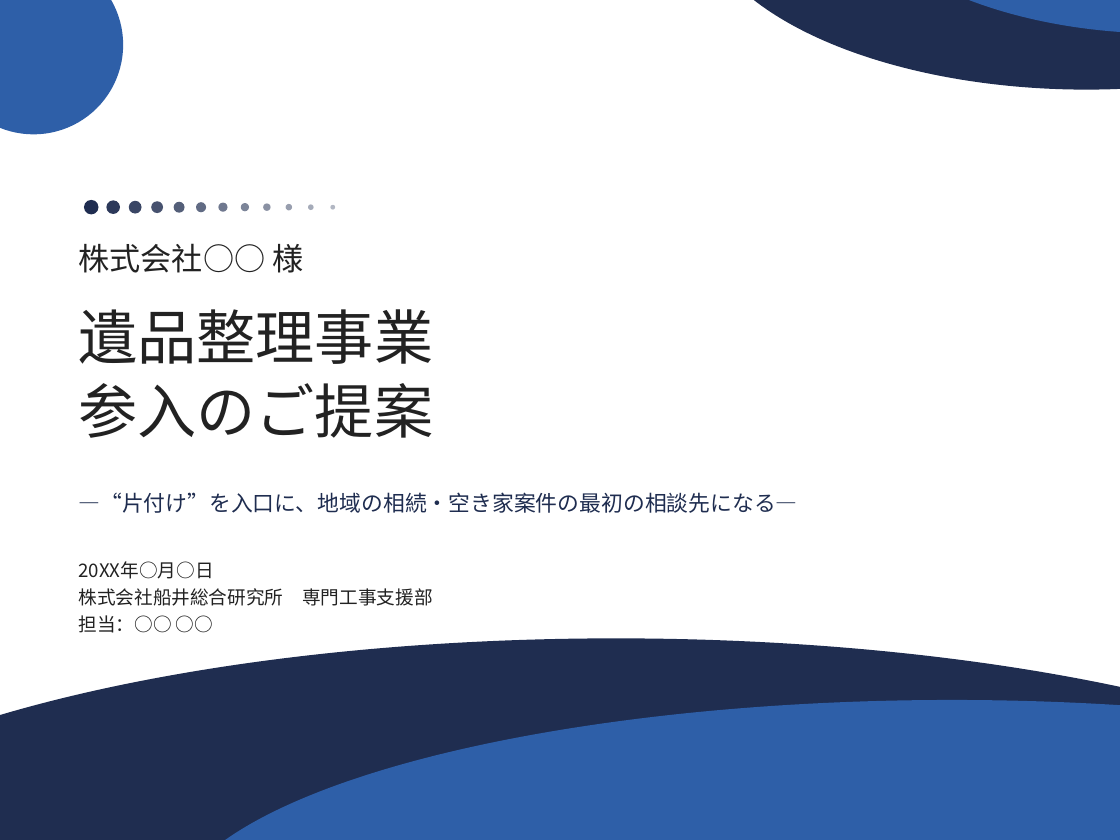
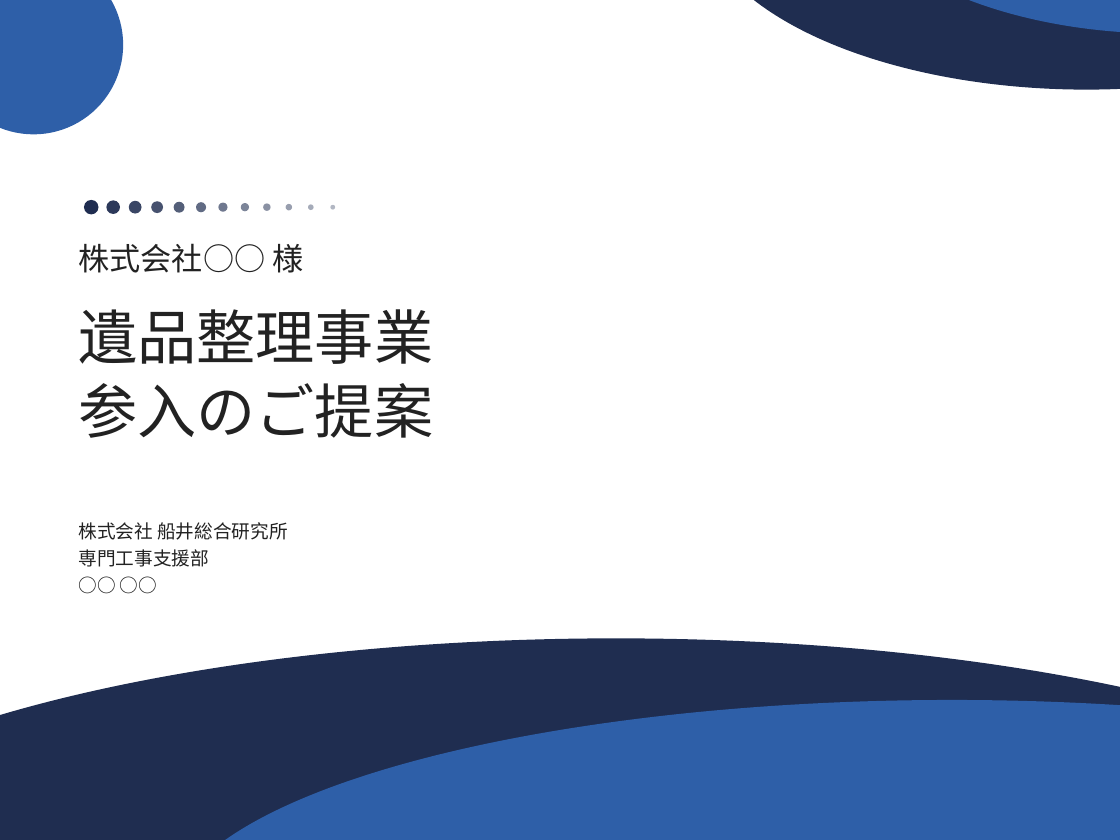
Before and after one commit to soshiro-iki-sys/-, a slide deck: slide 1 of proposals/遺品整理事業_企画書.pptx. Drawn at 1120x840 pixels with LibreOffice and Linux fonts; fonts in the diff are those of the drawing. Boxes give left, top, right and bottom in pixels: in the first picture for what was removed or moved away, otherwise in the second. Text is boxed around its words. In the diff, an @@ line names an element or a change of style, - is before the commit and + after.

```diff
--- a/proposals/遺品整理事業_企画書.pptx
+++ b/proposals/遺品整理事業_企画書.pptx
@@ text removed at bbox=[78, 492, 797, 513] @@
-―“片付け”を入口に、地域の相続・空き家案件の最初の相談先になる―
@@ text at bbox=[78, 522, 288, 567]: text changed @@
-20XX年○月○日
-株式会社船井総合研究所 専門工事支援部
-担当：○○ ○○
+株式会社 船井総合研究所
+専門工事支援部
+○○ ○○
```
Also in this commit, not shown: 28 other slides changed, 6 slides added, 14 slides removed, 1 other file.
